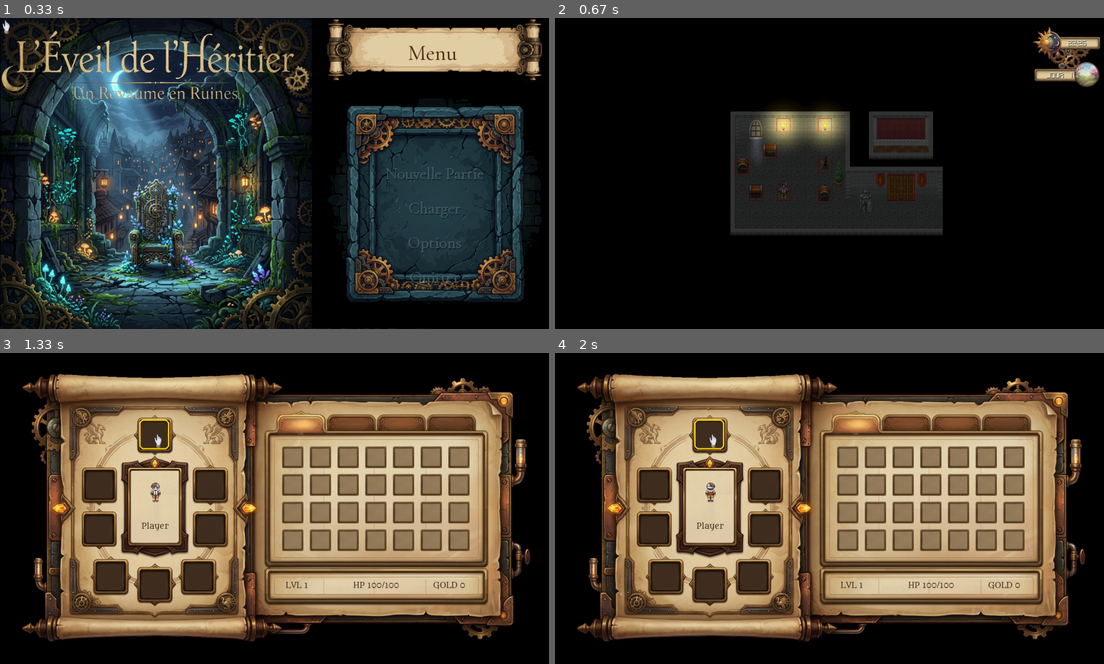
Above: before the commit, frames 1-4 (two rows, left to right).
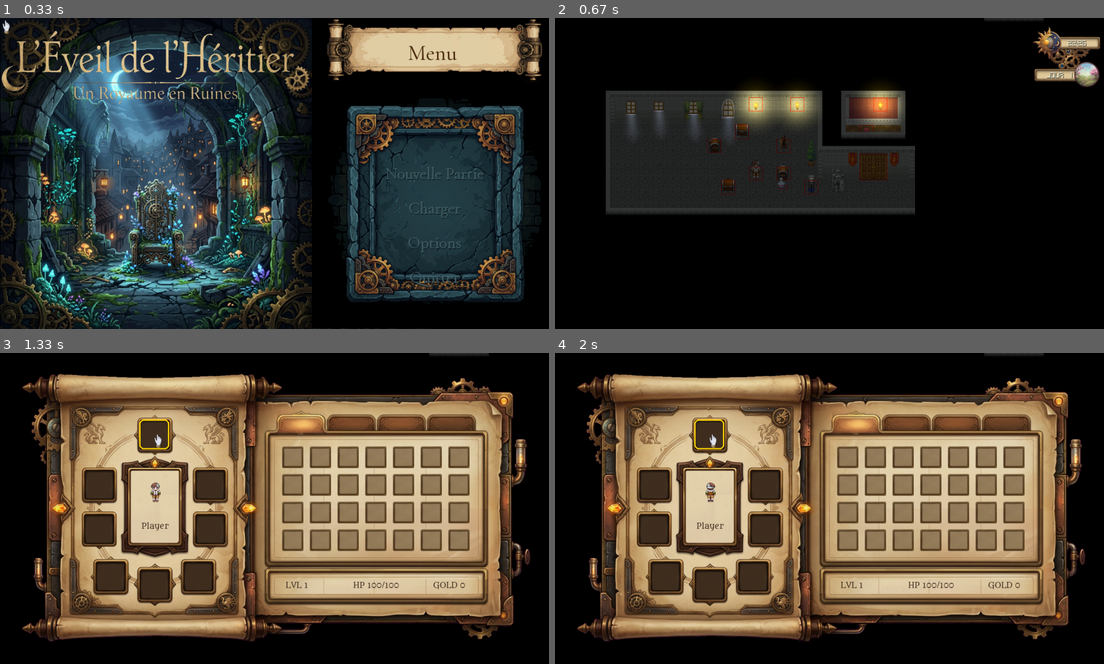
Above: after the commit, the same moments.

Repository: adrien-parasote/game
Game: pygame game, started from src/main.py
Two runs of this game, one before a commit and one after it. Both use one fixed random seed, a clock stepped at 60 frames per second and the inputs below.
Inputs (mouse positions are in pixels of both pictures, inside the frame that each line leads up to):
- Up to frame 1 (0.33 s): no input
- Up to frame 2 (0.67 s): click "Nouvelle Partie" at 0.38 s
- Up to frame 3 (1.33 s): tap I at 0.67 s; click (153, 433) at 1.05 s
- Up to frame 4 (2 s): hold Right 1.33-1.8 s; hold Up from 1.83 s (still down)

Frame 1 is identical in both runs. In frame 2, 19% of the frame differs, in the area x 9-90%, y 0-70%; in frame 3, less than 0.1%; in frame 4, less than 0.1%.

Commit message:
fix: _resolve_default_map respecte Settings.DEBUG → charge 99-debug_room.tmj

Diff:
--- a/src/engine/game_state_manager.py
+++ b/src/engine/game_state_manager.py
@@ -243,9 +243,17 @@
                     logging.warning(f"GSM: Could not restore equipment {slot_name}: {e}")
 
     def _resolve_default_map(self) -> str:
-        """Return the default map name (same logic as Game.__init__)."""
+        """Return the initial map: debug room if Settings.DEBUG, else world.world first entry."""
         import json
         import os
+        from src.config import Settings
+
+        # Debug room takes priority over world.world
+        debug_room = "99-debug_room.tmj"
+        debug_path = os.path.join("assets", "tiled", "maps", debug_room)
+        if Settings.DEBUG and os.path.exists(debug_path):
+            return debug_room
+
         world_path = os.path.join("assets", "tiled", "maps", "world.world")
         if os.path.exists(world_path):
             try:
